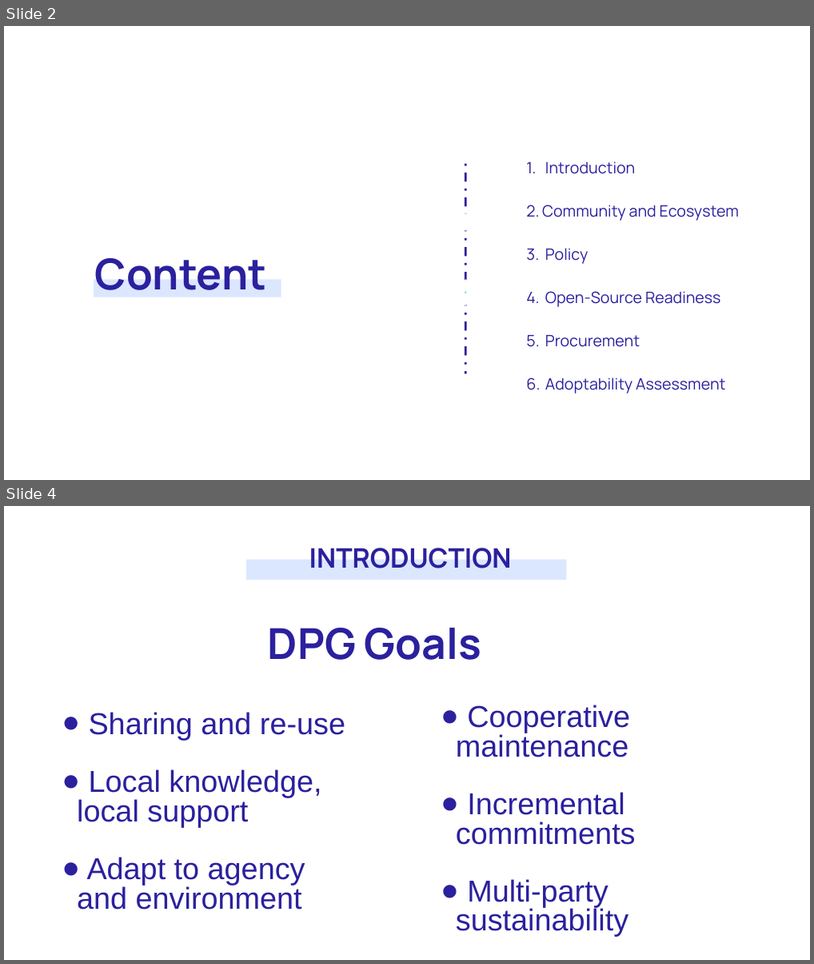
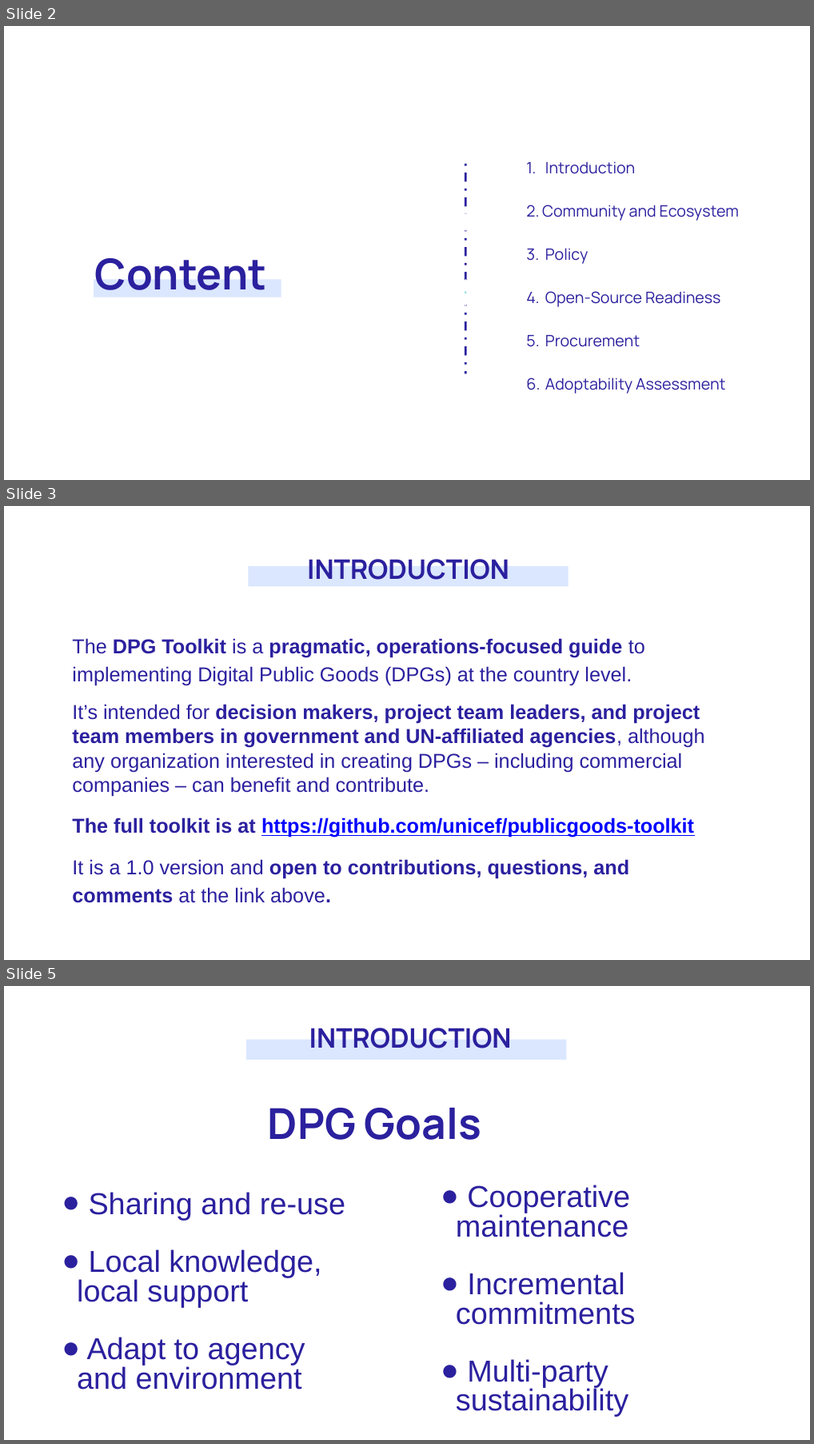
Before and after one commit to unicef/publicgoods-toolkit, a slide deck: dpg-toolkit-overview.odp. Shown one above the other, each under a label of ours: slides 2 and 4 before the commit, slides 2, 3 and 5 after it; the slides between them are not shown. The pictures are 814x964 and 814x1444 pixels, drawn with LibreOffice and Linux fonts; fonts in the diff are those of the drawing. Boxes give left, top, right and bottom in pixels: in the first picture for what was removed or moved away, otherwise in the second. Text is boxed around its words. In the diff, an @@ line names an element or a change of style, - is before the commit and + after.

```diff
--- a/dpg-toolkit-overview.odp
+++ b/dpg-toolkit-overview.odp
@@ slide 3 added at box(4, 506, 810, 960), background #FFFFFF @@
@@ rectangle added at box(248, 567, 569, 587), fill #D8E5FF at 90% opacity @@
@@ text added at box(307, 559, 510, 580), 24 pt, text #2B209E, bold @@
+INTRODUCTION
@@ text added at box(72, 638, 706, 903), 18 pt, text #2B209E, bold @@
+The DPG Toolkit is a pragmatic, operations-focused guide to implementing Digital Public Goods (DPGs) at the country level.
+It’s intended for decision makers, project team leaders, and project team members in government and UN-affiliated agencies, although any organization interested in creating DPGs – including commercial companies – can benefit and contribute.
+The full toolkit is at https://github.com/unicef/publicgoods-toolkit
+It is a 1.0 version and open to contributions, questions, and comments at the link above.
@@ what was slide 4 is now slide 5 @@
```
Also in this commit, not shown: 7 slides changed, 1 other slide added, 1 slide removed.
